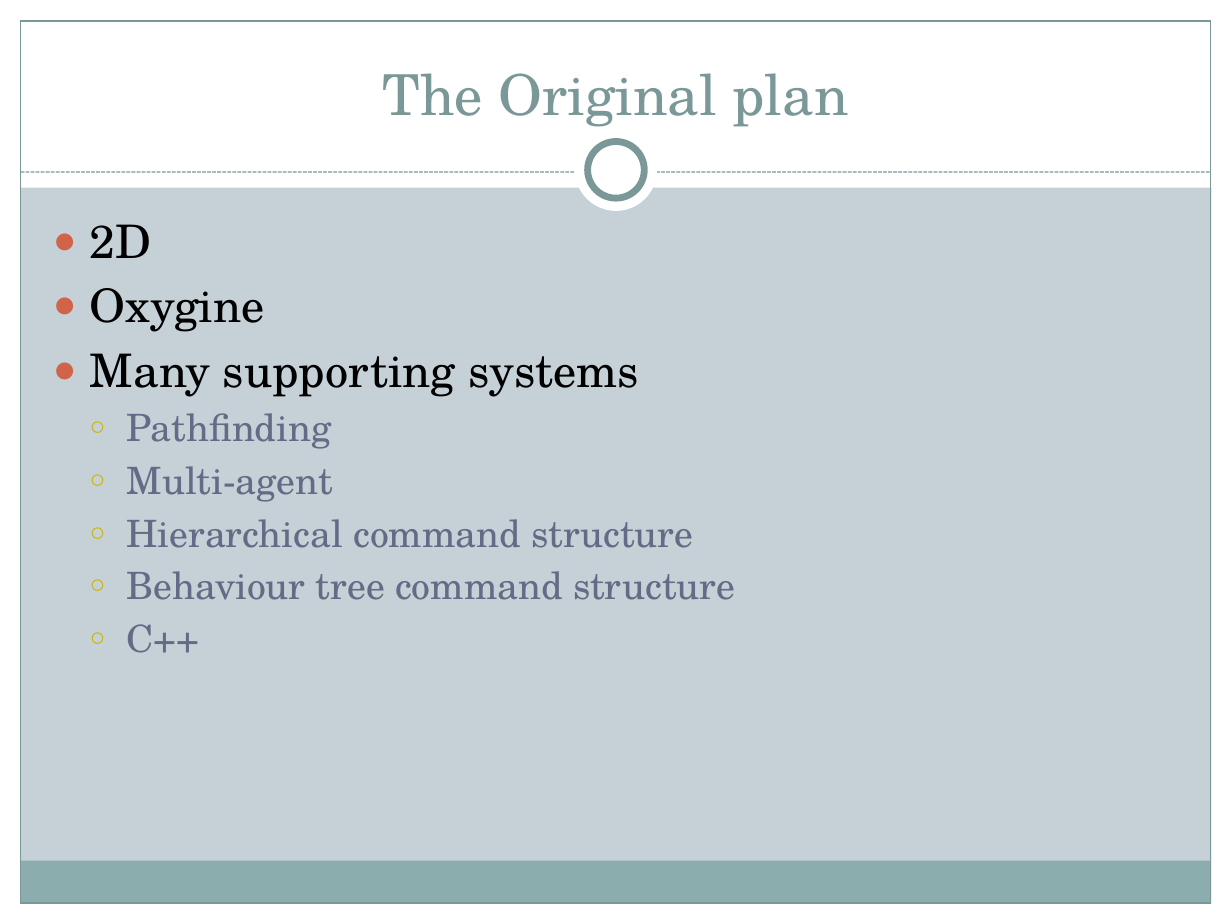
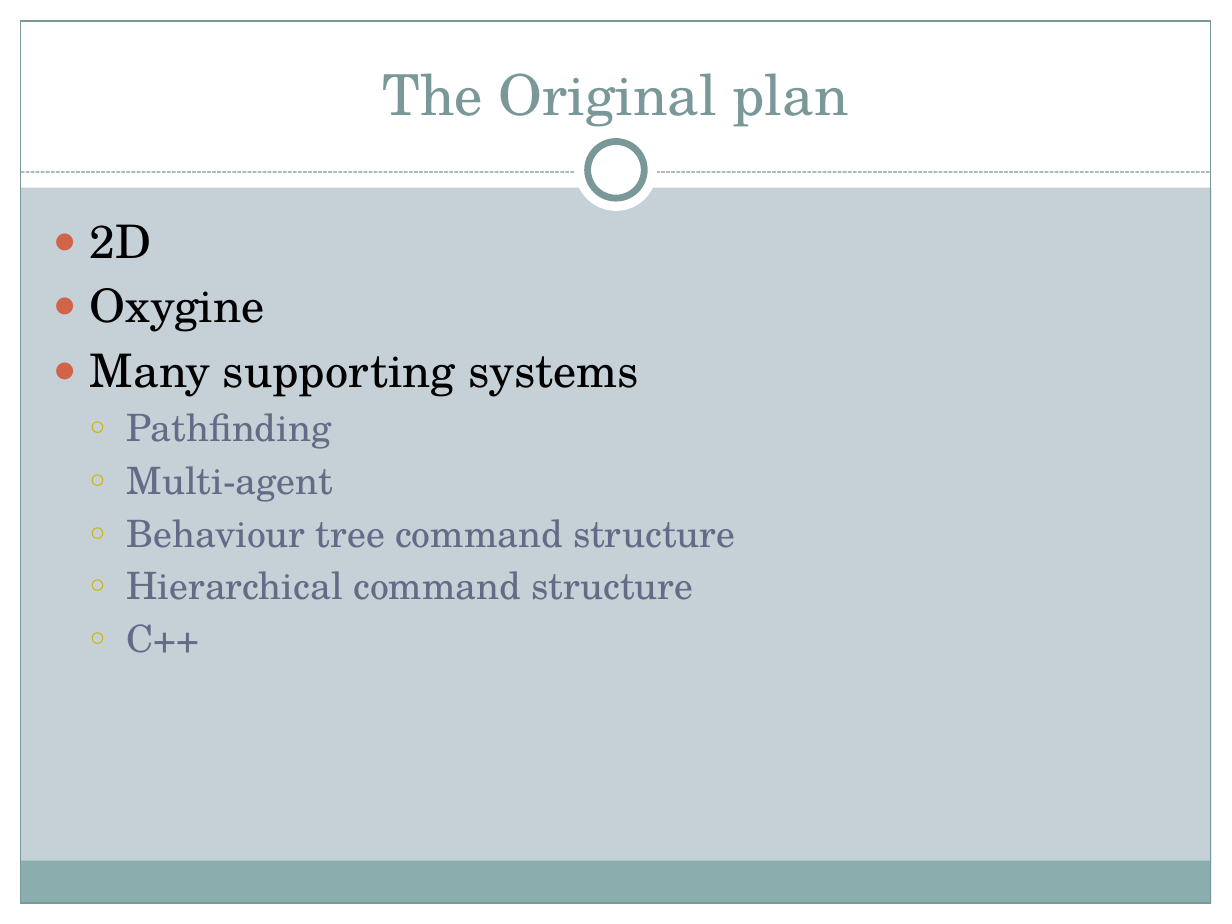
Before and after one commit to CJace33/Final-Project, a slide deck: slide 2 of Paperwork/Guard AI.pptx. Drawn at 1232x924 pixels with LibreOffice and Linux fonts; fonts in the diff are those of the drawing. Boxes give left, top, right and bottom in pixels: in the first picture for what was removed or moved away, otherwise in the second. Text is boxed around its words. In the diff, an @@ line names an element or a change of style, - is before the commit and + after.

```diff
--- a/Paperwork/Guard AI.pptx
+++ b/Paperwork/Guard AI.pptx
@@ text at [127,519,735,548]: paragraph added @@
+  ○ Behaviour tree command structure
@@ text at [127,571,735,600]: paragraph removed @@
-  ○ Behaviour tree command structure
```
Also in this commit, not shown: 2 other slides changed, 3 slides added, 5 slides removed, 6 other files.
